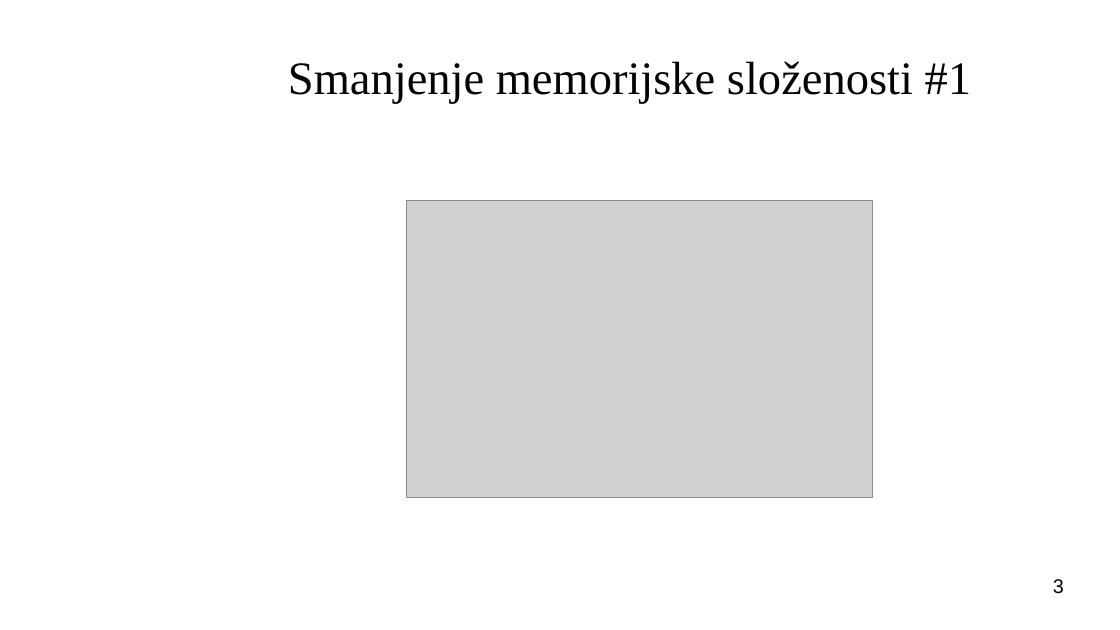
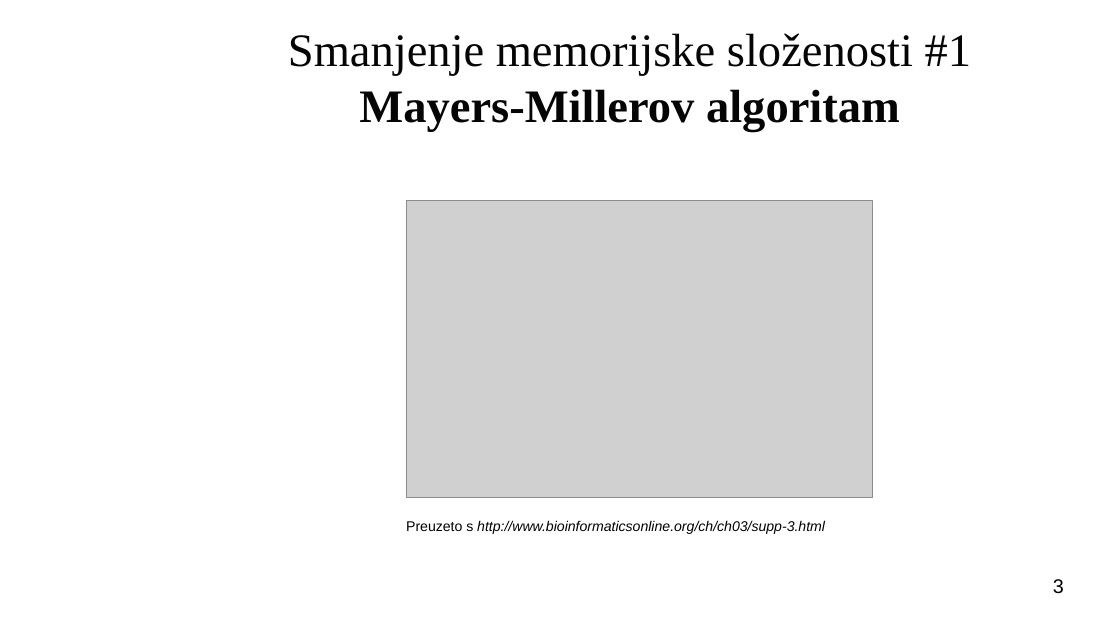
Before and after one commit to toi333/Bio, a slide deck: slide 3 of prez.odp. Drawn at 1120x630 pixels with LibreOffice and Linux fonts; fonts in the diff are those of the drawing; grey boxes stand for pictures; background and template pictures are left out. Boxes give left, top, right and bottom in pixels: in the first picture for what was removed or moved away, otherwise in the second. Text is boxed around its words. In the diff, an @@ line names an element or a change of style, - is before the commit and + after.

```diff
--- a/prez.odp
+++ b/prez.odp
@@ title at [288, 33, 972, 132]: text changed @@
-Smanjenje memorijske složenosti #1
+Smanjenje memorijske složenosti #1
+Mayers-Millerov algoritam
@@ text added at [406, 520, 825, 534], 10 pt, text #000000, italic @@
+Preuzeto s http://www.bioinformaticsonline.org/ch/ch03/supp-3.html
```
Also in this commit, not shown: 3 other slides changed, 1 other file.
